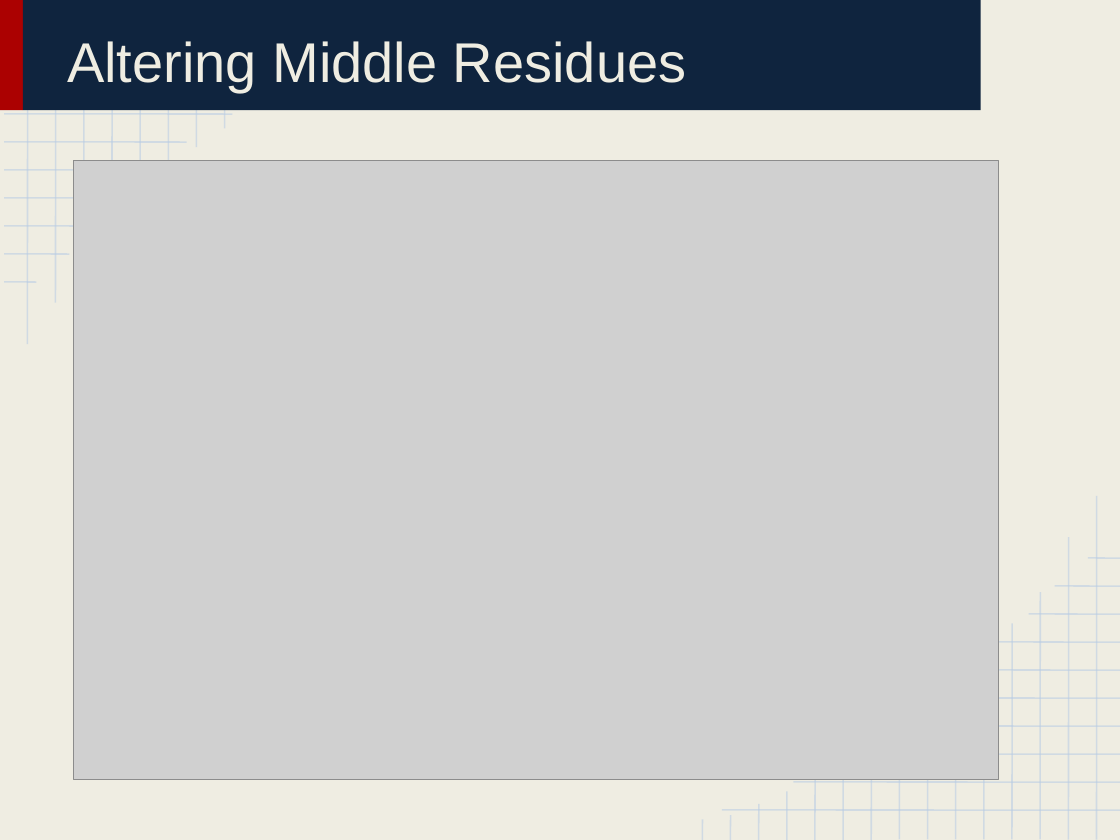
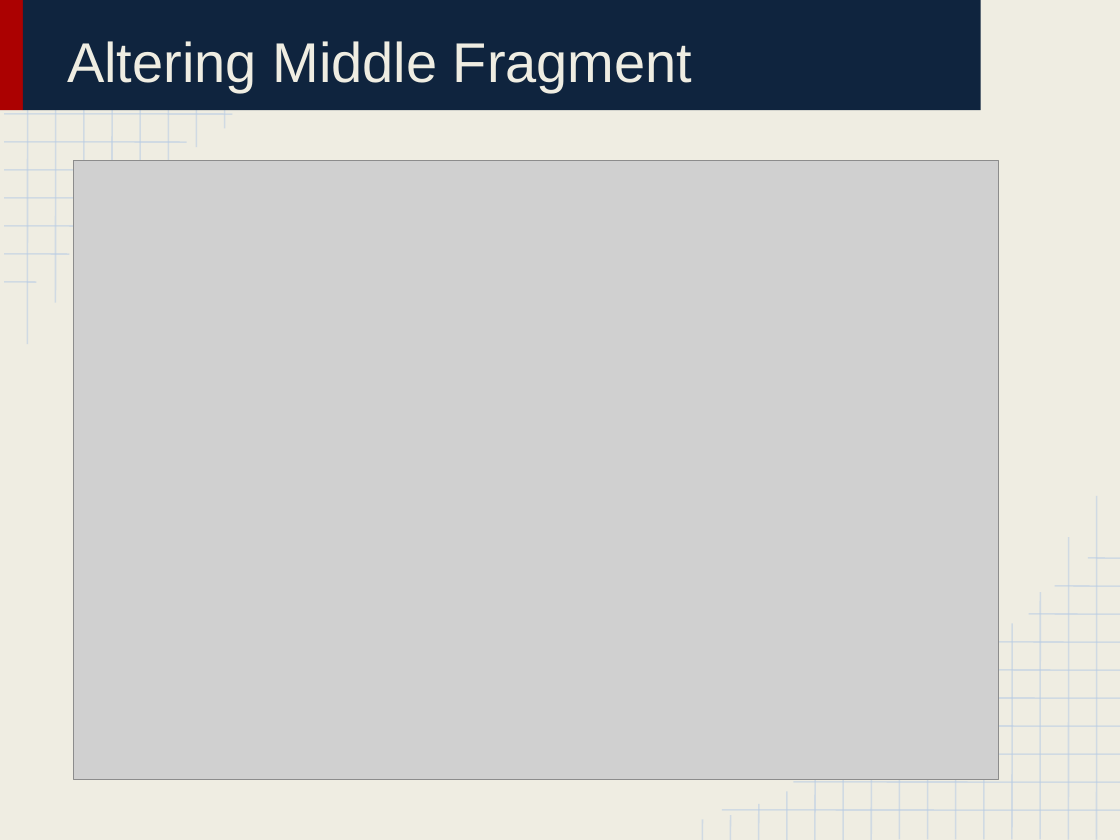
Before and after one commit to huabaiuw/prepare_bootcamp_2016_Aug, a slide deck: slide 6 of Lab Lecture 4_ Fold Tree.pptx (slide 5 before the commit). Drawn at 1120x840 pixels with LibreOffice and Linux fonts; fonts in the diff are those of the drawing; grey boxes stand for pictures. Boxes give left, top, right and bottom in pixels: in the first picture for what was removed or moved away, otherwise in the second. Text is boxed around its words. In the diff, an @@ line names an element or a change of style, - is before the commit and + after.

```diff
--- a/Lab Lecture 4_ Fold Tree.pptx
+++ b/Lab Lecture 4_ Fold Tree.pptx
@@ title at <box>67,41,693,91</box>: text changed @@
-Altering Middle Residues
+Altering Middle Fragment
```
Also in this commit, not shown: 4 other slides changed, 2 slides added, 2 slides removed, 5 other files.
